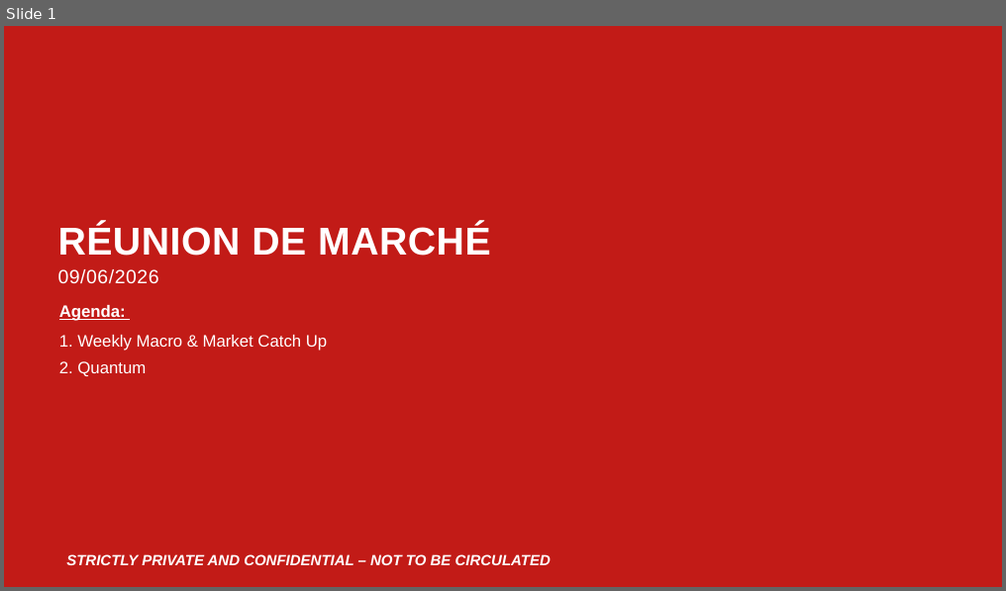
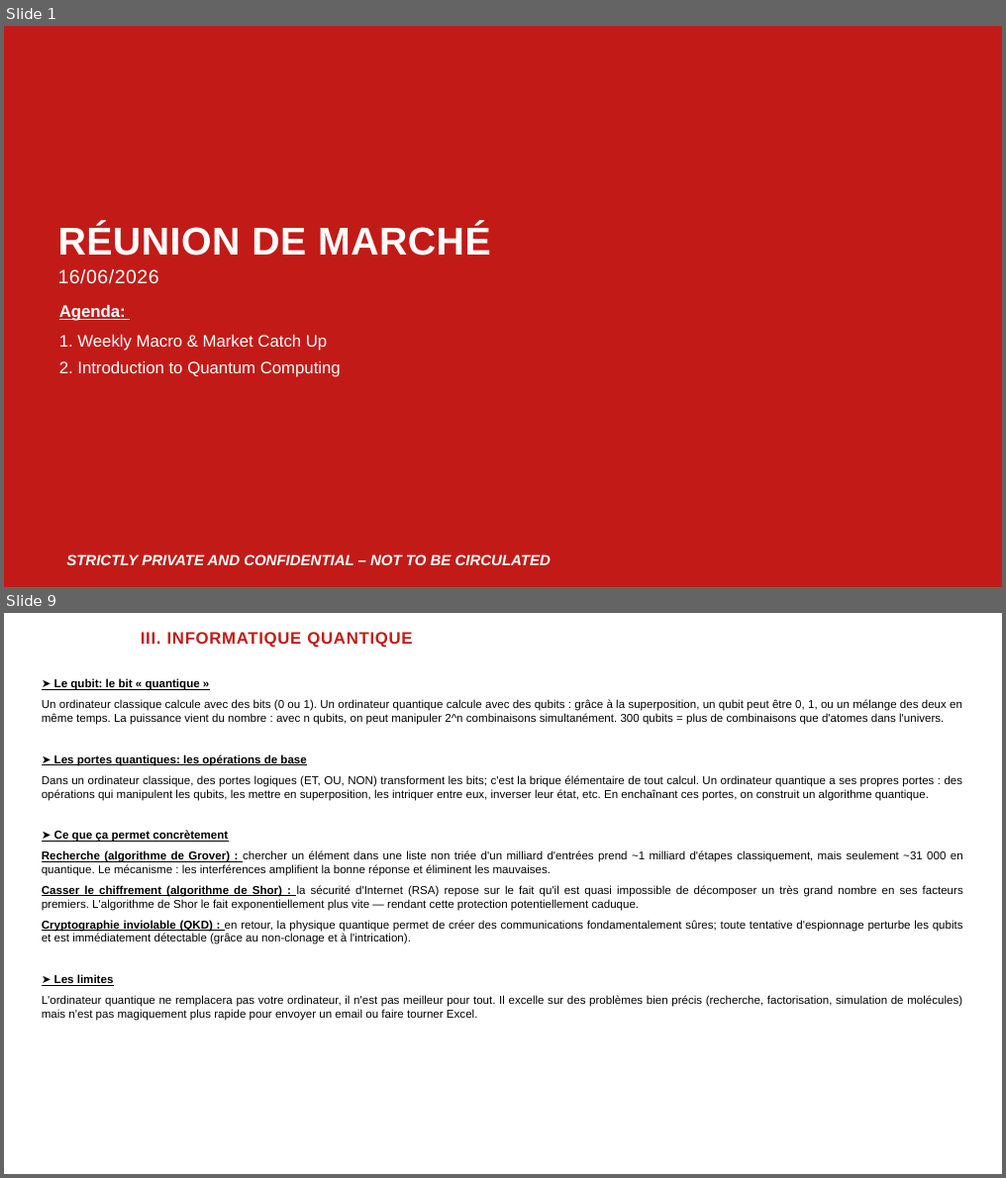
Before and after one commit to yessinemx/Quantum-Computing, a slide deck: Réunion de marché 16062026.pptx. Shown one above the other, each under a label of ours: slide 1 before the commit, slides 1 and 9 after it; the slides between them are not shown. The pictures are 1006x591 and 1006x1178 pixels, drawn with LibreOffice and Linux fonts; fonts in the diff are those of the drawing; background and template pictures are left out. Boxes give left, top, right and bottom in pixels: in the first picture for what was removed or moved away, otherwise in the second. Text is boxed around its words. In the diff, an @@ line names an element or a change of style, - is before the commit and + after.

```diff
--- a/Réunion de marché 16062026.pptx
+++ b/Réunion de marché 16062026.pptx
@@ slide 9 added at box(4, 613, 1002, 1174), background #FFFFFF @@
@@ title added at box(141, 632, 412, 648), 16 pt, text #C21B17, bold @@
+III. INFORMATIQUE QUANTIQUE
@@ text added at box(42, 678, 963, 1021), 11 pt, text #000000 @@
+➤ Le qubit: le bit « quantique »
+Un ordinateur classique calcule avec des bits (0 ou 1). Un ordinateur quantique calcule avec des qubits : grâce à la superposition, un qubit peut être 0, 1, ou un mélange des deux en même temps. La puissance vient du nombre : avec n qubits, on peut manipuler 2^n combinaisons simultanément. 300 qubits = plus de combinaisons que d'atomes dans l'univers.
+➤ Les portes quantiques: les opérations de base
+Dans un ordinateur classique, des portes logiques (ET, OU, NON) transforment les bits; c'est la brique élémentaire de tout calcul. Un ordinateur quantique a ses propres portes : des opérations qui manipulent les qubits, les mettre en superposition, les intriquer entre eux, inverser leur état, etc. En enchaînant ces portes, on construit un algorithme quantique.
+➤ Ce que ça permet concrètement
+Recherche (algorithme de Grover) : chercher un élément dans une liste non triée d'un milliard d'entrées prend ~1 milliard d'étapes classiquement, mais seulement ~31 000 en quantique. Le mécanisme : les interférences amplifient la bonne réponse et éliminent les mauvaises.
+Casser le chiffrement (algorithme de Shor) : la sécurité d'Internet (RSA) repose sur le fait qu'il est quasi impossible de décomposer un très grand nombre en ses facteurs premiers. L'algorithme de Shor le fait exponentiellement plus vite — rendant cette protection potentiellement caduque.
+Cryptographie inviolable (QKD) : en retour, la physique quantique permet de créer des communications fondamentalement sûres; toute tentative d'espionnage perturbe les qubits et est immédiatement détectable (grâce au non-clonage et à l'intrication).
+➤ Les limites
+L'ordinateur quantique ne remplacera pas votre ordinateur, il n'est pas meilleur pour tout. Il excelle sur des problèmes bien précis (recherche, factorisation, simulation de molécules) mais n'est pas magiquement plus rapide pour envoyer un email ou faire tourner Excel.
@@ slide 1 changed as well @@
@@ text at box(58, 270, 159, 284): text changed @@
-09/06/2026
+16/06/2026
@@ text at box(59, 362, 341, 377): text changed @@
-2. Quantum
+2. Introduction to Quantum Computing
```
Also in this commit, not shown: 1 other slide changed, 14 other slides added.
